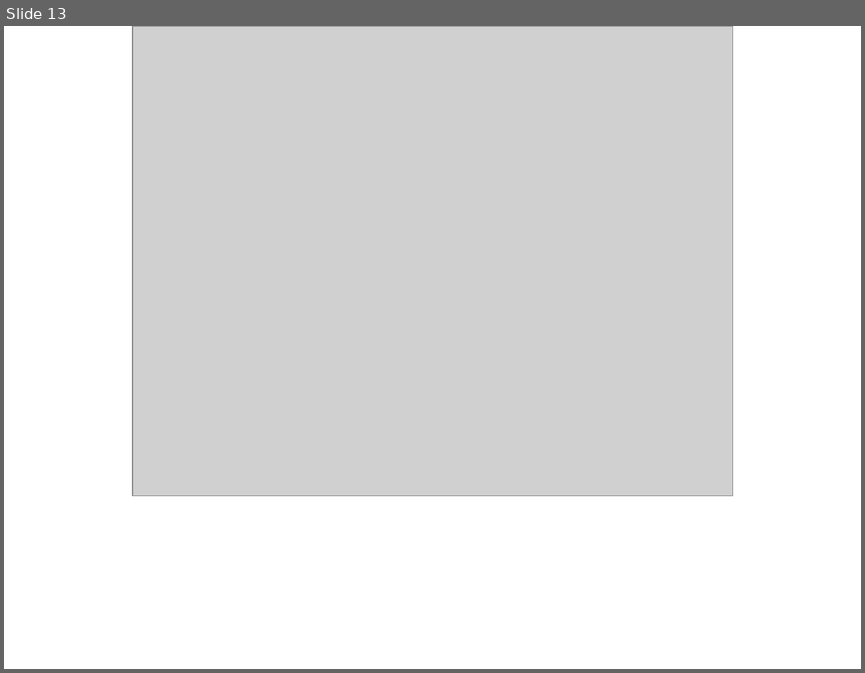
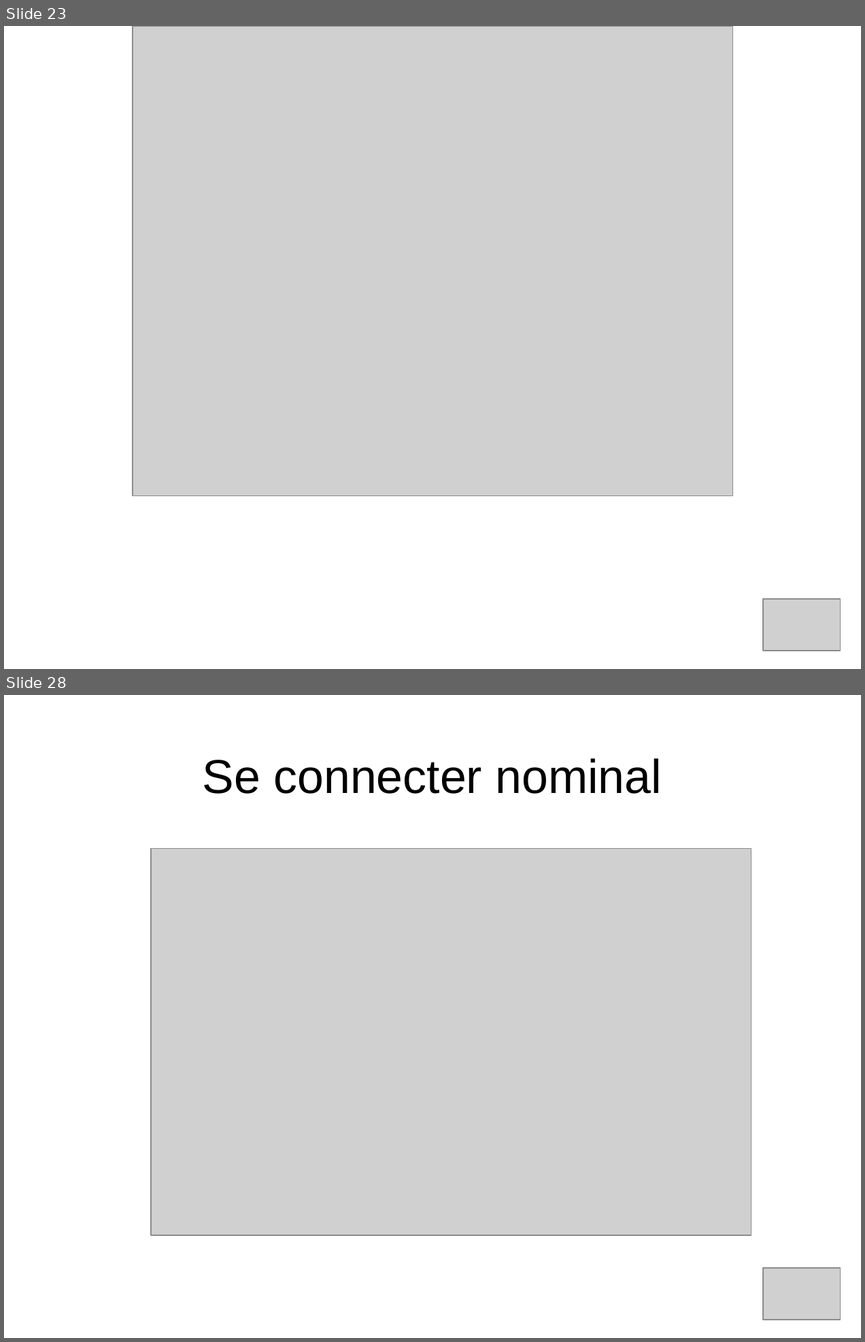
Before and after one commit to Shaolans/StoneHearth_SnowStorm, a slide deck: Presentation/presentation_IL.odp. Shown one above the other, each under a label of ours: slide 13 before the commit, slides 23 and 28 after it; the slides between them are not shown. The pictures are 865x673 and 865x1342 pixels, drawn with LibreOffice and Linux fonts; fonts in the diff are those of the drawing; grey boxes stand for pictures. Boxes give left, top, right and bottom in pixels: in the first picture for what was removed or moved away, otherwise in the second. Text is boxed around its words. In the diff, an @@ line names an element or a change of style, - is before the commit and + after.

Commit message:
Add files via upload
add slides with SO parts
add SO slides pictures

```diff
--- a/Presentation/presentation_IL.odp
+++ b/Presentation/presentation_IL.odp
@@ slide 28 added at [4, 695, 861, 1338], background #FFFFFF @@
@@ title added at [203, 758, 661, 794], 44 pt, text #000000 @@
+Se connecter nominal
@@ picture added at [151, 848, 751, 1235] @@
@@ picture added at [763, 1268, 840, 1320] @@
@@ what was slide 13 is now slide 23 @@
@@ slide 23 changed as well @@
@@ picture added at [763, 599, 840, 651] @@
```
Also in this commit, not shown: 4 other slides changed, 17 other slides added, 3 slides removed, 14 other files.
